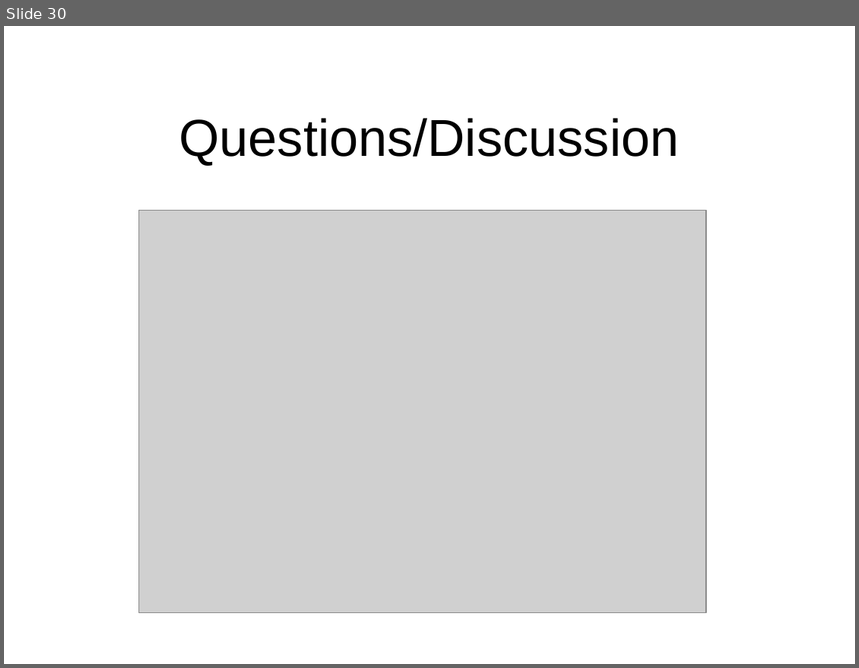
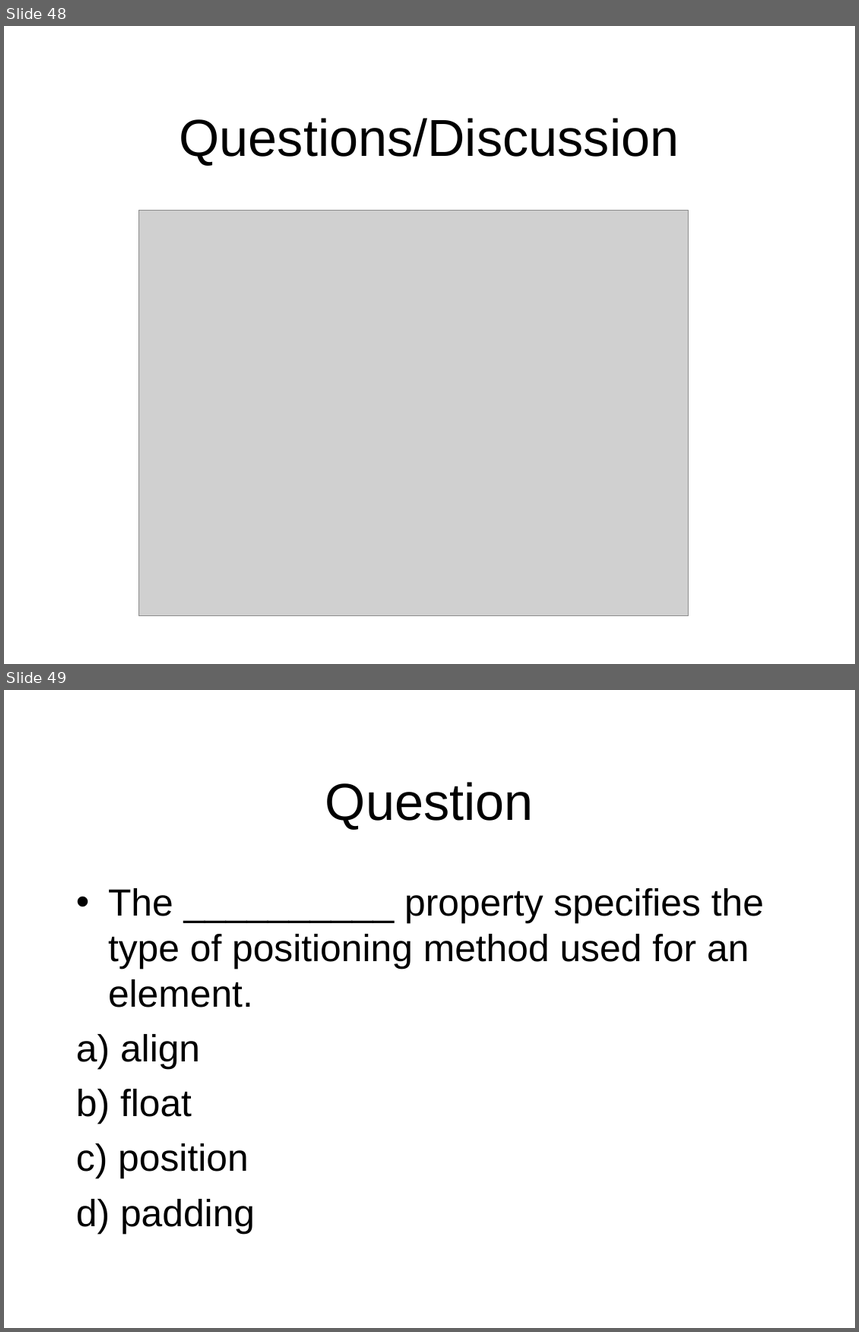
Before and after one commit to octaviordz/zjnu2017.github.io, a slide deck: WAD/lectures/050--CSS.ppt. Shown one above the other, each under a label of ours: slide 30 before the commit, slides 48 and 49 after it. The pictures are 859x668 and 859x1332 pixels, drawn with LibreOffice and Linux fonts; fonts in the diff are those of the drawing; grey boxes stand for pictures. Boxes give left, top, right and bottom in pixels: in the first picture for what was removed or moved away, otherwise in the second. Text is boxed around its words. In the diff, an @@ line names an element or a change of style, - is before the commit and + after.

```diff
--- a/WAD/lectures/050--CSS.ppt
+++ b/WAD/lectures/050--CSS.ppt
@@ slide 49 added at <box>4,690,855,1328</box>, background #FFFFFF @@
@@ title added at <box>325,782,534,830</box>, 44 pt, text #000000 @@
+Question
@@ text added at <box>76,888,764,1234</box>, 32 pt, text #000000 @@
+• The __________ property specifies the type of positioning method used for an element.
+a) align
+b) float
+c) position
+d) padding
@@ what was slide 30 is now slide 48 @@
@@ slide 48 changed as well @@
@@ picture: place and size @@
-picture at <box>139,211,706,613</box>
+picture at <box>139,211,688,617</box>
```
Also in this commit, not shown: 6 other slides changed, 25 other slides added, 1 slide removed, 2 other files.
